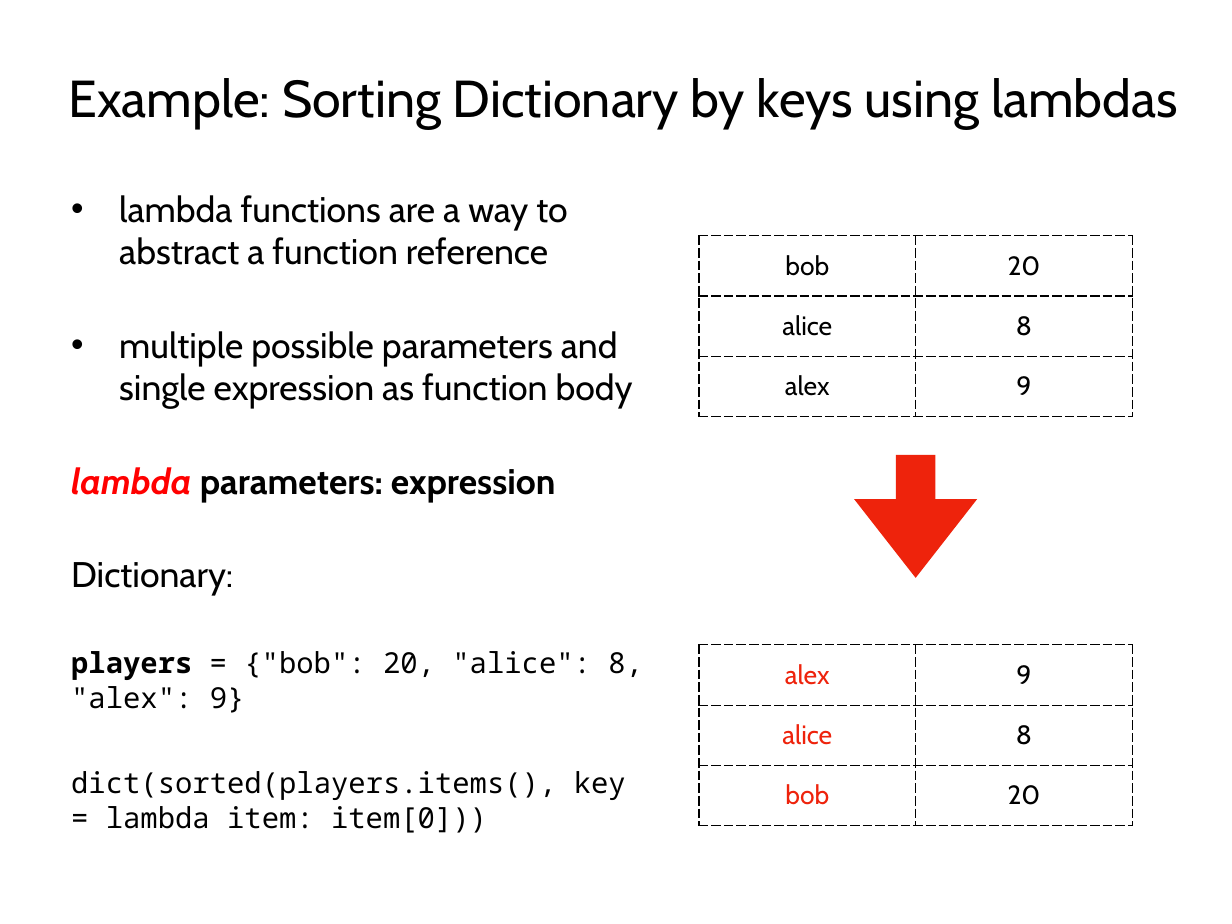
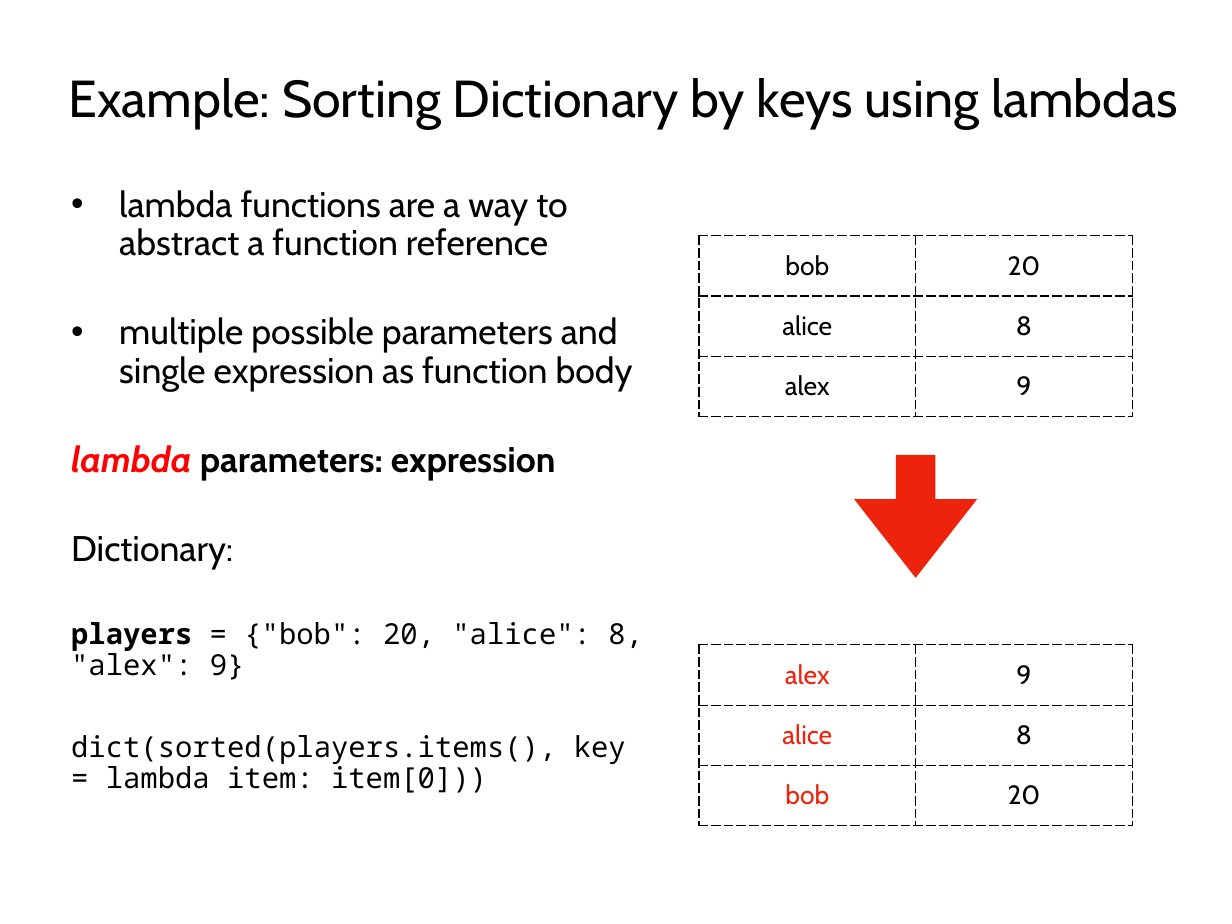
Before and after one commit to tylerharter/caraza-harter-com, a slide deck: slide 32 of tyler/meena/cs220/f21/materials/lec_24_F21.pptx. Drawn at 1232x924 pixels with LibreOffice and Linux fonts; fonts in the diff are those of the drawing. Boxes give left, top, right and bottom in pixels: in the first picture for what was removed or moved away, otherwise in the second. Text is boxed around its words. In the diff, an @@ line names an element or a change of style, - is before the commit and + after.

```diff
--- a/tyler/meena/cs220/f21/materials/lec_24_F21.pptx
+++ b/tyler/meena/cs220/f21/materials/lec_24_F21.pptx
@@ text "lambda functions are a way ..." at box(71, 190, 643, 793): line spacing 1 to 0.9 @@
```
Also in this commit, not shown: 16 other slides changed, 8 other files.
